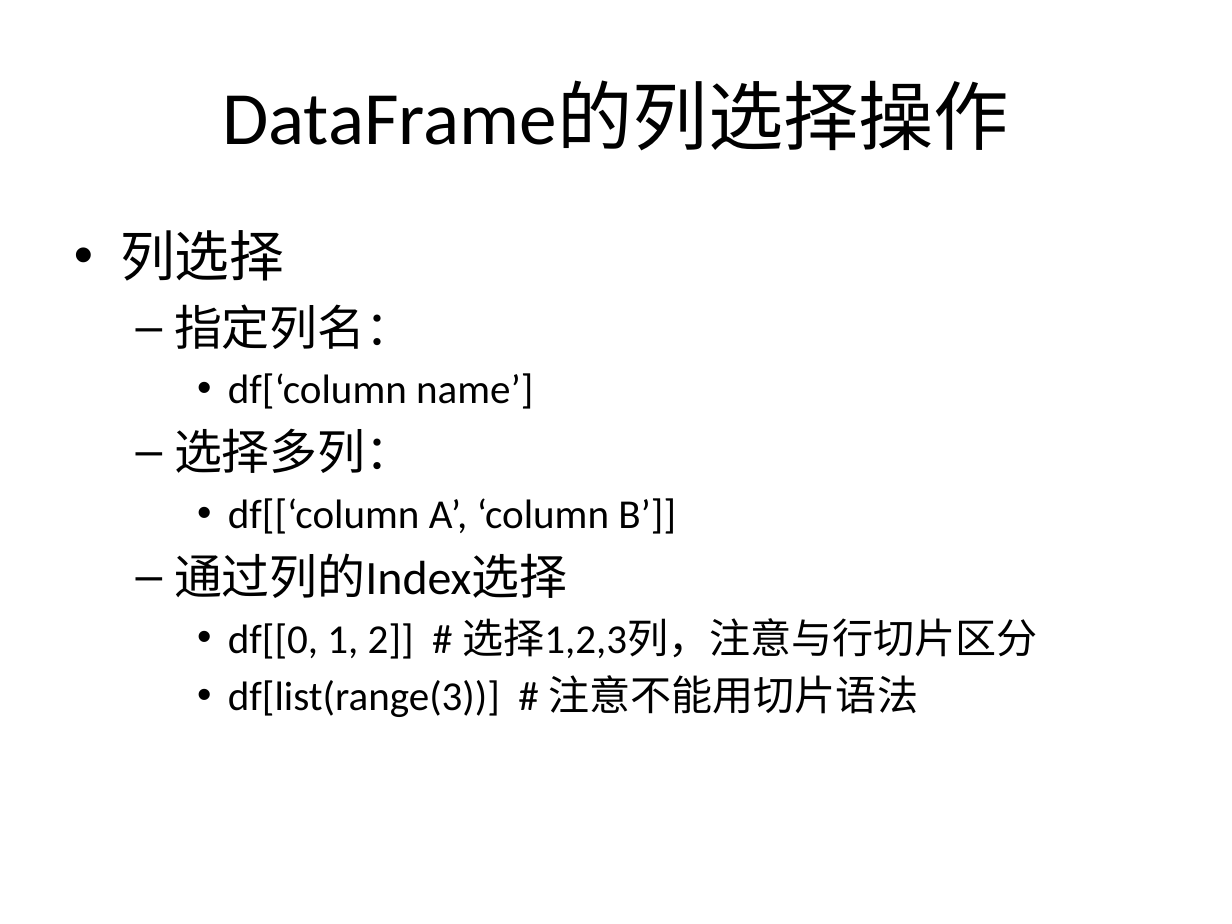
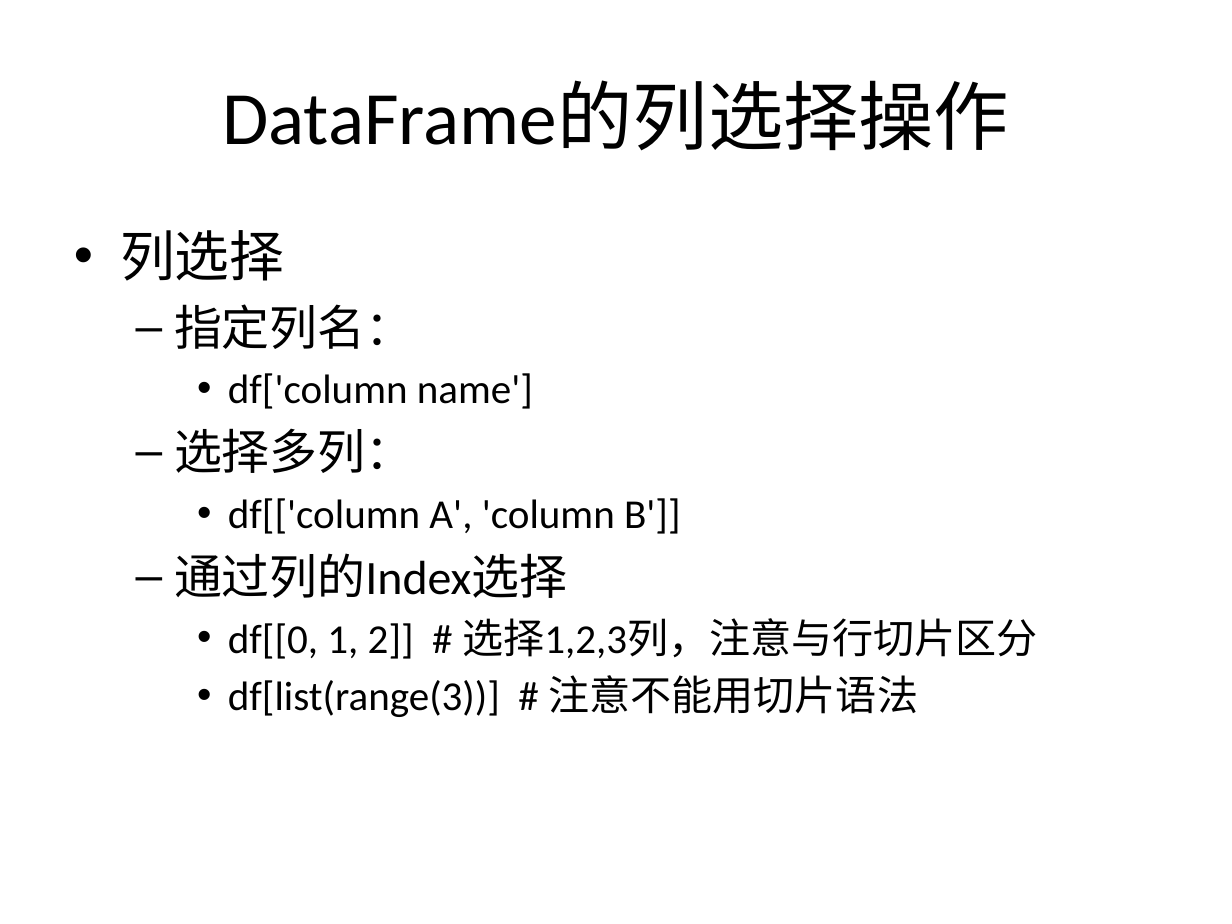
Before and after one commit to SleepySoft/SleepyMemo, a slide deck: slide 12 of Pandas_Cheat_Sheet.pptx. Drawn at 1232x924 pixels with LibreOffice and Linux fonts; fonts in the diff are those of the drawing. Boxes give left, top, right and bottom in pixels: in the first picture for what was removed or moved away, otherwise in the second. Text is boxed around its words. In the diff, an @@ line names an element or a change of style, - is before the commit and + after.

```diff
--- a/Pandas_Cheat_Sheet.pptx
+++ b/Pandas_Cheat_Sheet.pptx
@@ text at bbox=[228, 373, 533, 409]: text changed @@
-    • df[‘column name’]
+    • df['column name']
@@ text at bbox=[228, 498, 680, 534]: text changed @@
-    • df[[‘column A’, ‘column B’]]
+    • df[['column A', 'column B']]
```
Also in this commit, not shown: 7 other slides changed.
